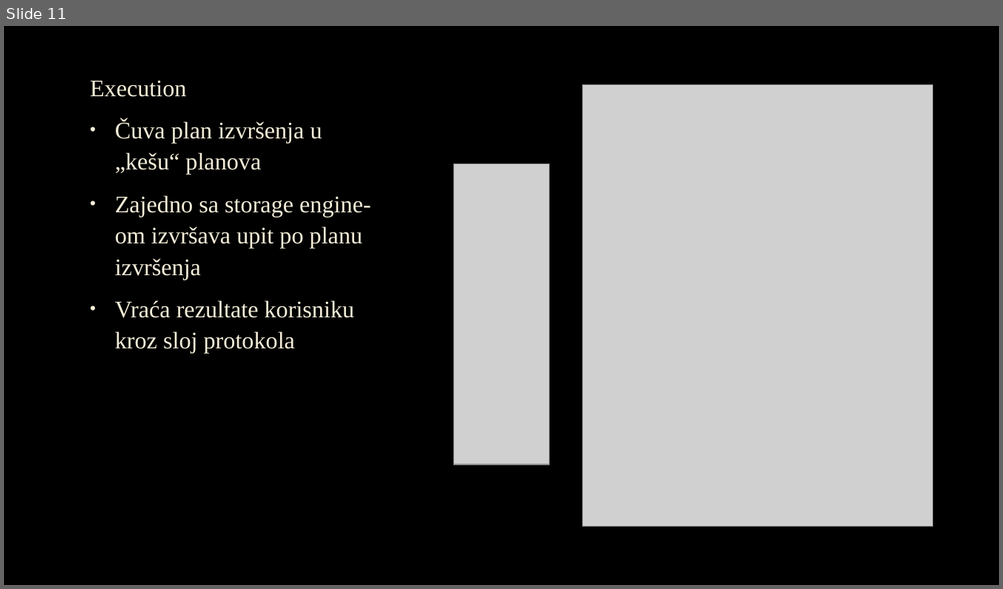
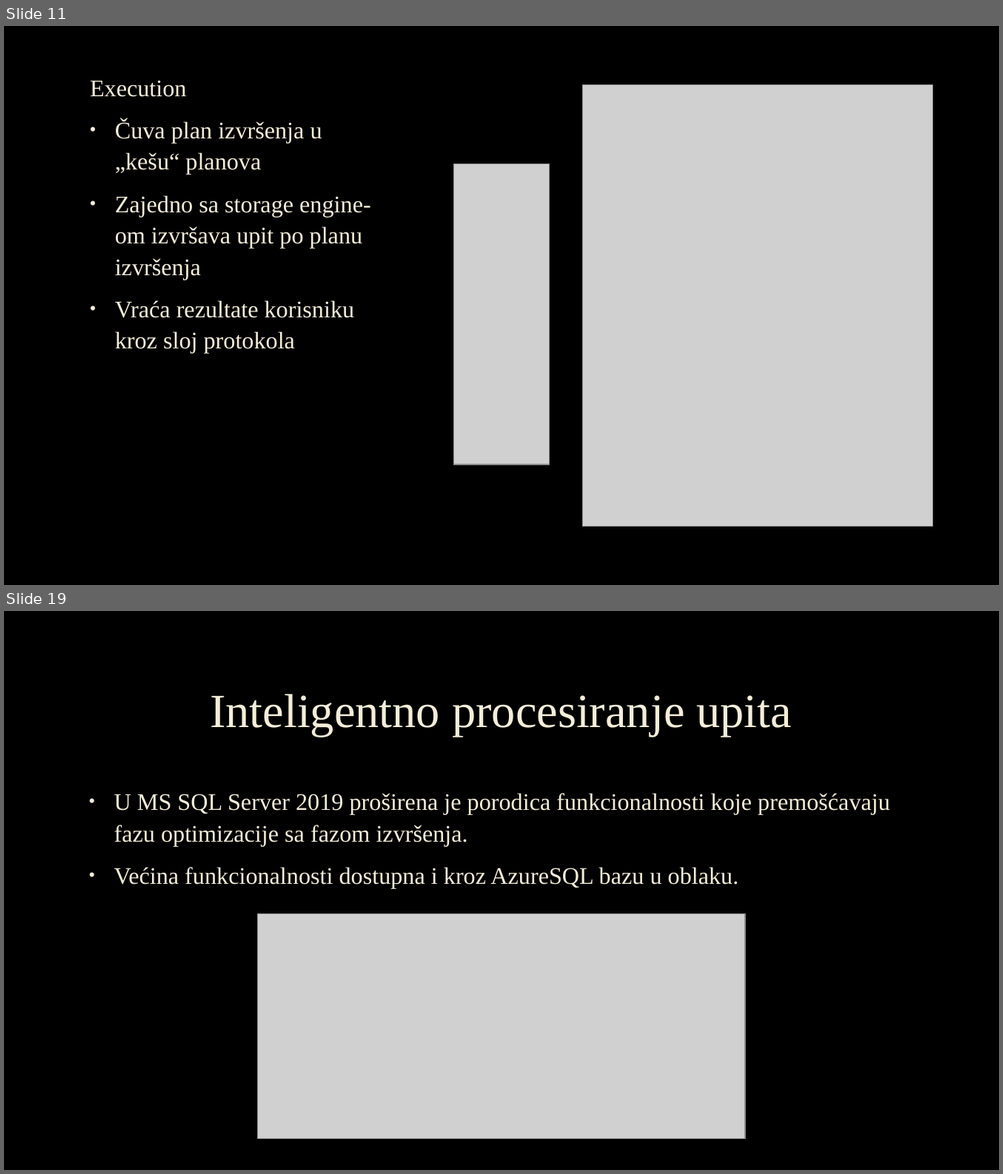
Before and after one commit to Djordje-Nikolic/AdvanceDatabaseSystemsCourse, a slide deck: Seminarski1/MS SQL Server - Obrada upita.pptx. Shown one above the other, each under a label of ours: slide 11 before the commit, slides 11 and 19 after it; the slides between them are not shown. The pictures are 1003x589 and 1003x1174 pixels, drawn with LibreOffice and Linux fonts; fonts in the diff are those of the drawing; grey boxes stand for pictures; background and template pictures are left out. Boxes give left, top, right and bottom in pixels: in the first picture for what was removed or moved away, otherwise in the second. Text is boxed around its words. In the diff, an @@ line names an element or a change of style, - is before the commit and + after.

```diff
--- a/Seminarski1/MS SQL Server - Obrada upita.pptx
+++ b/Seminarski1/MS SQL Server - Obrada upita.pptx
@@ slide 19 added at <box>4,611,999,1170</box>, background picture (left out) @@
@@ title added at <box>210,694,792,736</box>, 46 pt, text #F4EDD8 @@
+Inteligentno procesiranje upita
@@ text added at <box>114,793,890,889</box>, 23 pt, text #F4EDD8 @@
+• U MS SQL Server 2019 proširena je porodica funkcionalnosti koje premošćavaju fazu optimizacije sa fazom izvršenja.
+• Većina funkcionalnosti dostupna i kroz AzureSQL bazu u oblaku.
@@ picture added at <box>258,914,745,1139</box> @@
```
Also in this commit, not shown: 1 slide changed, 14 other slides added, 1 other file.
